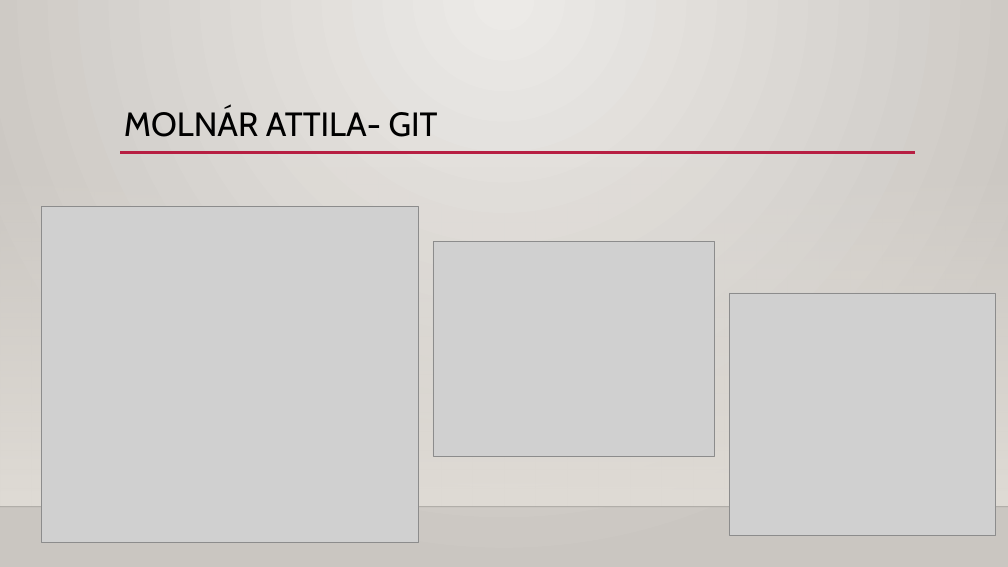
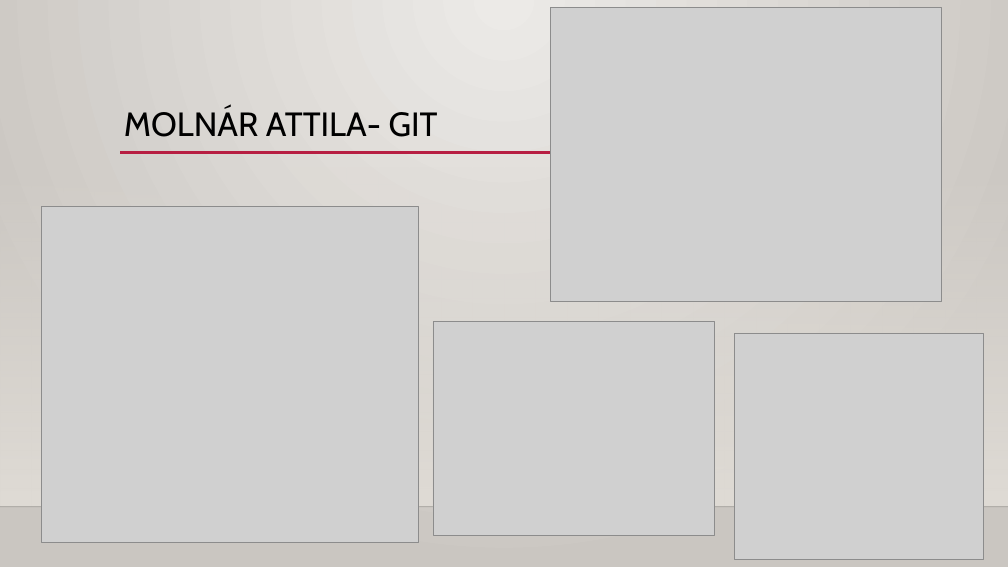
Before and after one commit to Dlevy004/kanban-webapp, a slide deck: slide 38 of Kanban webapp - Buborék együttes.pptx (slide 37 before the commit). Drawn at 1008x567 pixels with LibreOffice and Linux fonts; fonts in the diff are those of the drawing; grey boxes stand for pictures; background and template pictures are left out. Boxes give left, top, right and bottom in pixels: in the first picture for what was removed or moved away, otherwise in the second. Text is boxed around its words. In the diff, an @@ line names an element or a change of style, - is before the commit and + after.

```diff
--- a/Kanban webapp - Buborék együttes.pptx
+++ b/Kanban webapp - Buborék együttes.pptx
@@ picture added at (x1=551, y1=8, x2=941, y2=301) @@
@@ picture moved from (x1=433, y1=242, x2=715, y2=456) to (x1=433, y1=321, x2=715, y2=535) @@
@@ picture resized from (x1=729, y1=293, x2=996, y2=535) to (x1=735, y1=333, x2=984, y2=560) @@
```
Also in this commit, not shown: 2 other slides changed, 3 slides added.
